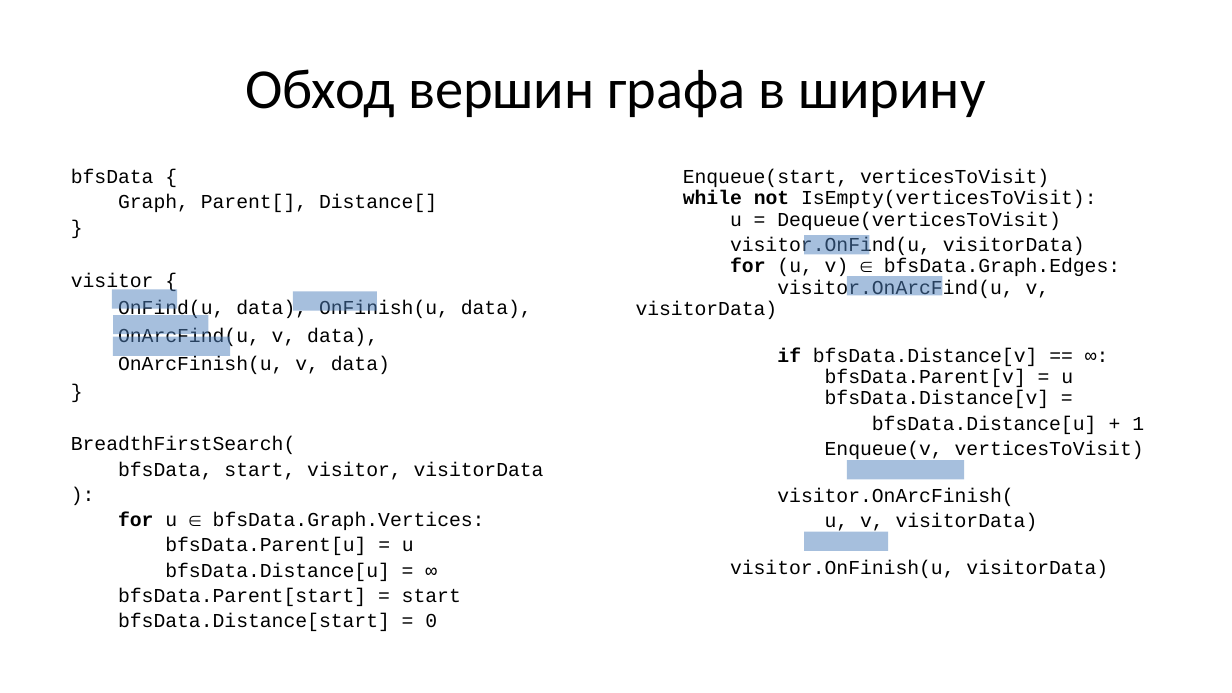
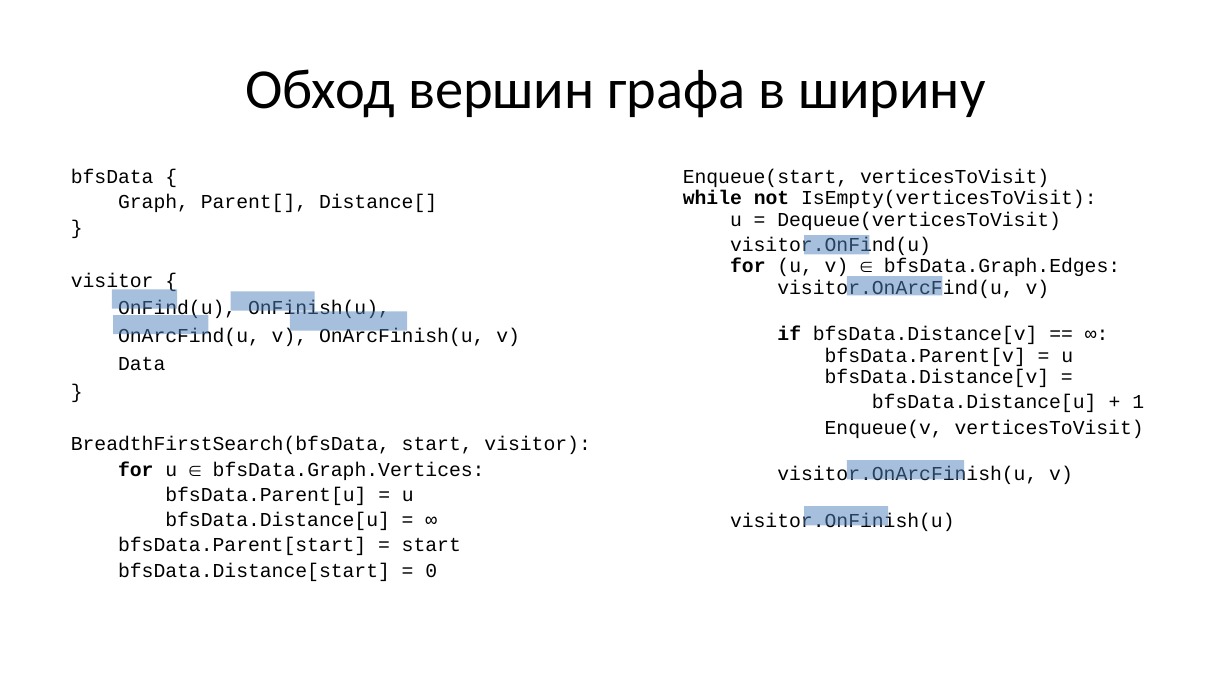
Before and after one commit to Evgueni-Petrov-aka-espetrov/Algorithms-and-Programming-in-C-pptx, a slide deck: slide 66 of 16 Обходы и каркасы графа.pptx (slide 67 before the commit). Drawn at 1232x693 pixels with LibreOffice and Linux fonts; fonts in the diff are those of the drawing. Boxes give left, top, right and bottom in pixels: in the first picture for what was removed or moved away, otherwise in the second. Text is boxed around its words. In the diff, an @@ line names an element or a change of style, - is before the commit and + after.

Commit message:
перенес vistor data внутрь visitor; уточнил, как сравниваем реализации снм; пояснил оптимизацию в алг Прима

```diff
--- a/16 Обходы и каркасы графа.pptx
+++ b/16 Обходы и каркасы графа.pptx
@@ text at [730,237,1120,298]: text changed @@
-visitor.OnFind(u, visitorData)
-for (u, v) ∈ bfsData.Graph.Edges:
-visitor.OnArcFind(u, v, visitorData)
+visitor.OnFind(u)
+for (u, v) ∈ bfsData.Graph.Edges:
+visitor.OnArcFind(u, v)
@@ rectangle: place and size @@
-rectangle at [293,291,377,311]
+rectangle at [231,291,315,311]
@@ text at [118,301,520,370]: text changed @@
-OnFind(u, data), OnFinish(u, data),
-OnArcFind(u, v, data),
-OnArcFinish(u, v, data)
+OnFind(u), OnFinish(u),
+OnArcFind(u, v), OnArcFinish(u, v)
+Data
@@ rectangle: place and size @@
-rectangle at [113,336,230,356]
+rectangle at [290,311,408,331]
@@ text at [71,436,590,454]: text changed @@
-BreadthFirstSearch(
-bfsData, start, visitor, visitorData
-):
+BreadthFirstSearch(bfsData, start, visitor):
@@ text at [730,466,1073,531]: text changed @@
-visitor.OnArcFinish(
-u, v, visitorData)
-visitor.OnFinish(u, visitorData)
+visitor.OnArcFinish(u, v)
+visitor.OnFinish(u)
@@ rectangle: place and size @@
-rectangle at [804,532,888,552]
+rectangle at [804,506,888,526]
```
Also in this commit, not shown: 26 other slides changed, 3 slides added, 1 slide removed.
